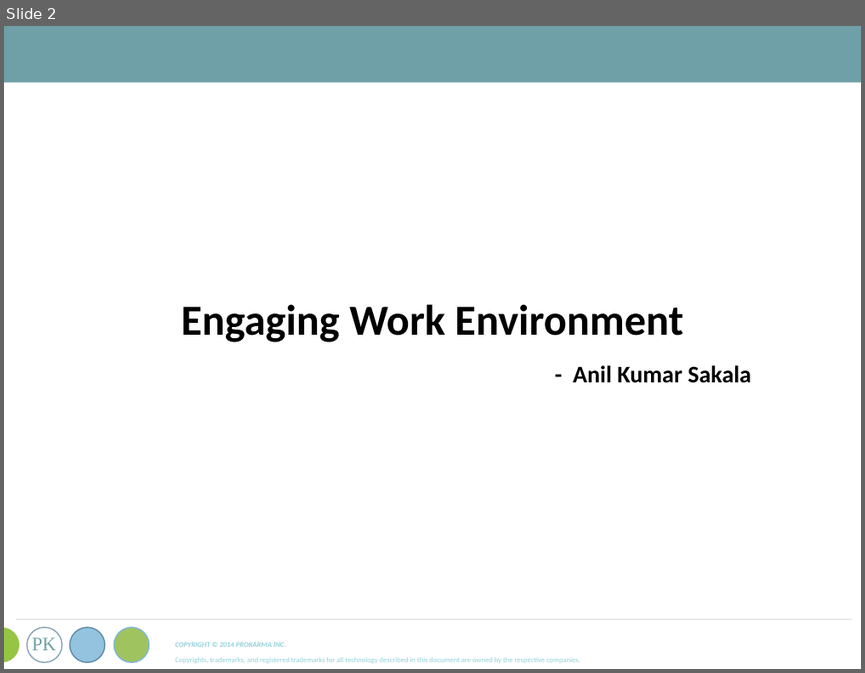
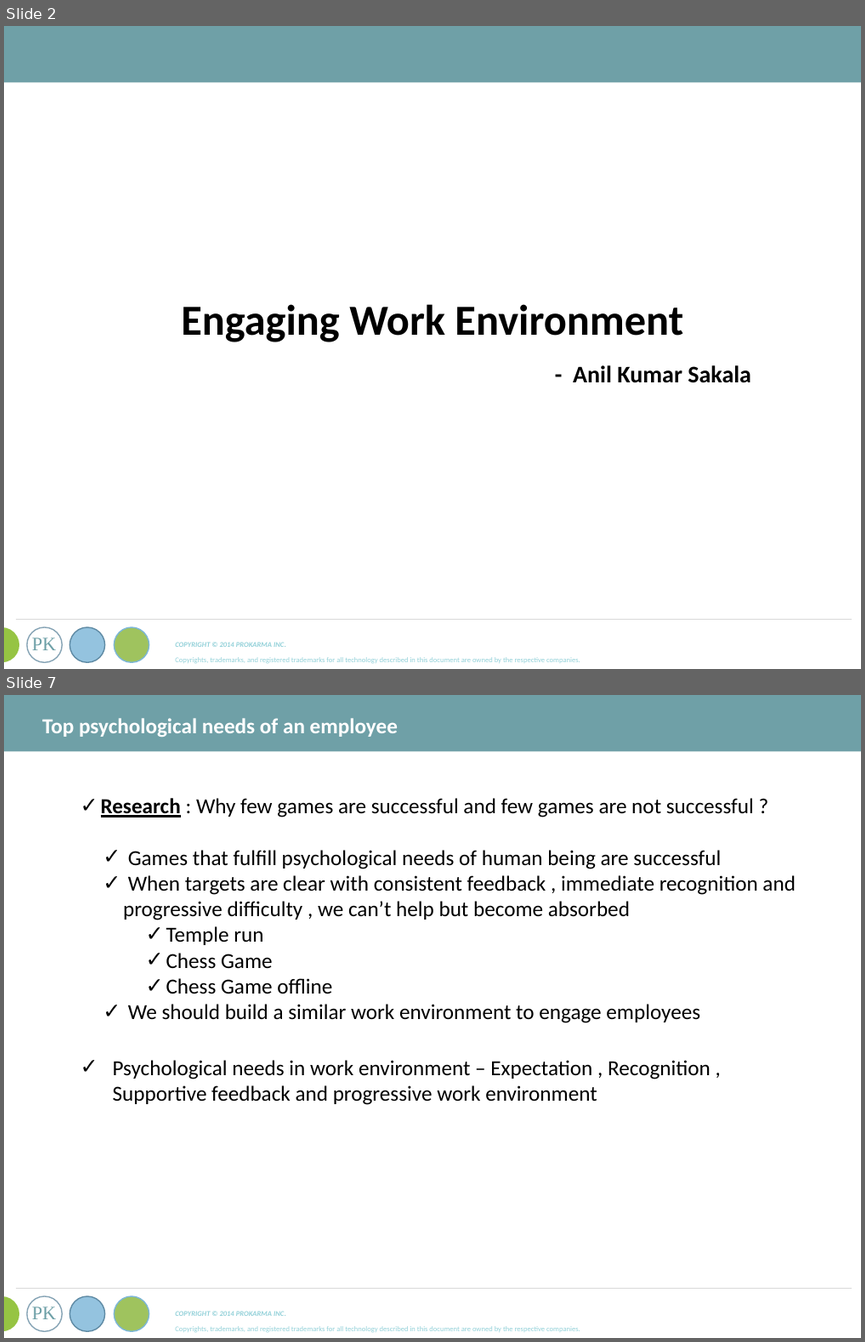
Before and after one commit to asakala/notes, a slide deck: Prokarma/ProKarma Ppt Template.pptx. Shown one above the other, each under a label of ours: slide 2 before the commit, slides 2 and 7 after it; the slides between them are not shown. The pictures are 865x673 and 865x1342 pixels, drawn with LibreOffice and Linux fonts; fonts in the diff are those of the drawing. Boxes give left, top, right and bottom in pixels: in the first picture for what was removed or moved away, otherwise in the second. Text is boxed around its words. In the diff, an @@ line names an element or a change of style, - is before the commit and + after.

```diff
--- a/Prokarma/ProKarma Ppt Template.pptx
+++ b/Prokarma/ProKarma Ppt Template.pptx
@@ slide 7 added at box(4, 695, 861, 1338), background #FFFFFF; not listed: 9 template elements that a slide beside it also shows @@
@@ text added at box(42, 718, 398, 737), 18 pt, text #FFFFFF, bold @@
+Top psychological needs of an employee
@@ text added at box(101, 798, 795, 1105), 18 pt, text #000000 @@
+✓ Research : Why few games are successful and few games are not successful ?
+  ✓ Games that fulfill psychological needs of human being are successful
+  ✓ When targets are clear with consistent feedback , immediate recognition and progressive difficulty , we can’t help but become absorbed
+    ✓ Temple run
+    ✓ Chess Game
+    ✓ Chess Game offline
+  ✓ We should build a similar work environment to engage employees
+✓ Psychological needs in work environment – Expectation , Recognition , Supportive feedback and progressive work environment
```
Also in this commit, not shown: 31 other slides added, 5 slides removed, 2 other files.
